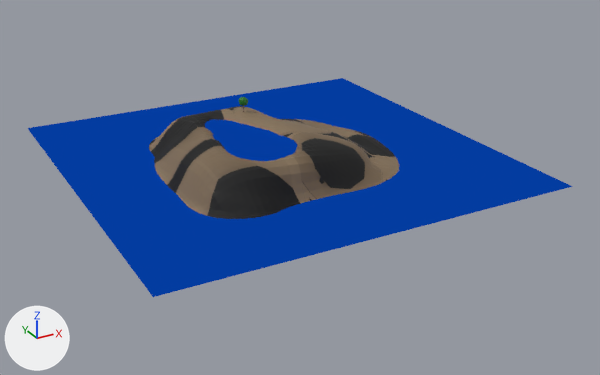
Before and after pictures for a commit that changed the Blender file src/models/map/map2.blend.
One viewpoint serves both versions: a camera (50 mm lens) standing at (-180.0, -353.0, 157.0) and looking at (5.0, -16.0, -12.0). Arrows for +X, +Y and +Z are at lower left; the lights stay in place. Objects named as collision shapes, trigger or cutter boxes, shadow casters or lower levels of detail are left out.

The first picture shows 'ground', 'lake', 'sea'.
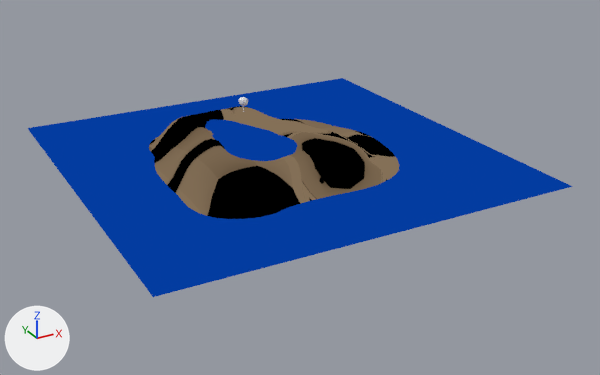
Pixel boxes [x1, y1, x2, y2] of what changed, in the pictures (600 x 375 px):
'ground', recoloured
    both: [149, 106, 396, 219]

The change, as a diff of the scene's bpy script:
```diff
--- a/src/models/map/map2.blend.py
+++ b/src/models/map/map2.blend.py
@@ mat_ground @@
+mat_ground = bpy.data.materials.new('ground')
+mat_ground.use_nodes = True; mat_ground.node_tree.nodes.clear()
+_N = mat_ground.node_tree.nodes; _L = mat_ground.node_tree.links
+n0 = _N.new('ShaderNodeOutputMaterial'); n0.name = 'Material Output'
+n1 = _N.new('ShaderNodeTexImage'); n1.name = 'Image Texture.001'
+n1.image = img_texture_png
+_L.new(n1.outputs[0], n0.inputs[0])  # 'Color' to 'Surface'
@@ me_plane_002 @@
 me_plane_002.from_pydata(...)  # 1764 vertices, 1681 faces; spans x -65.0..65.0, y -65.1..65.0, z 0.0..20.8
-me_plane_002.materials.append(mat_material)  # picture img_texture_png
+me_plane_002.materials.append(mat_ground)
```
